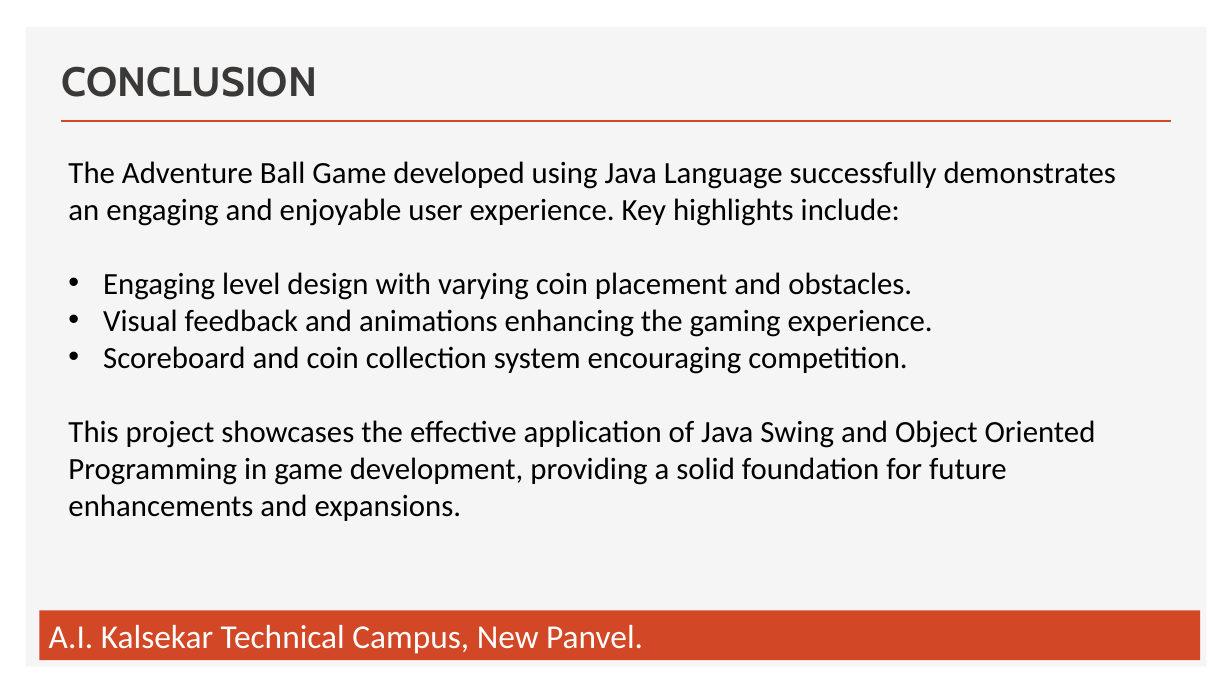
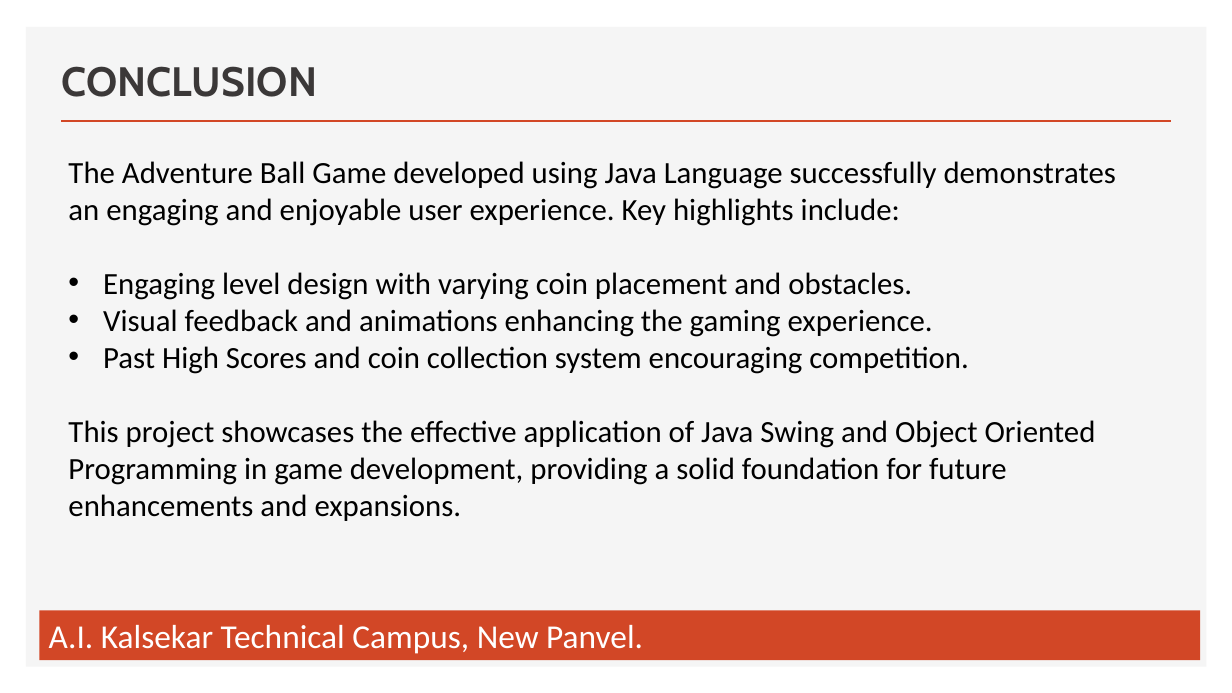
Before and after one commit to My-Project-Group-College/Adventure_Ball_Game, a slide deck: slide 11 of Presentation-2 Group 6 SE_MP_1A.pptx (slide 10 before the commit). Drawn at 1232x693 pixels with LibreOffice and Linux fonts; fonts in the diff are those of the drawing. Boxes give left, top, right and bottom in pixels: in the first picture for what was removed or moved away, otherwise in the second. Text is boxed around its words. In the diff, an @@ line names an element or a change of style, - is before the commit and + after.

```diff
--- a/Presentation-2 Group 6 SE_MP_1A.pptx
+++ b/Presentation-2 Group 6 SE_MP_1A.pptx
@@ text at <box>103,346,968,374</box>: text changed @@
-• Scoreboard and coin collection system encouraging competition.
+• Past High Scores and coin collection system encouraging competition.
```
Also in this commit, not shown: 3 other slides changed, 1 slide added.
